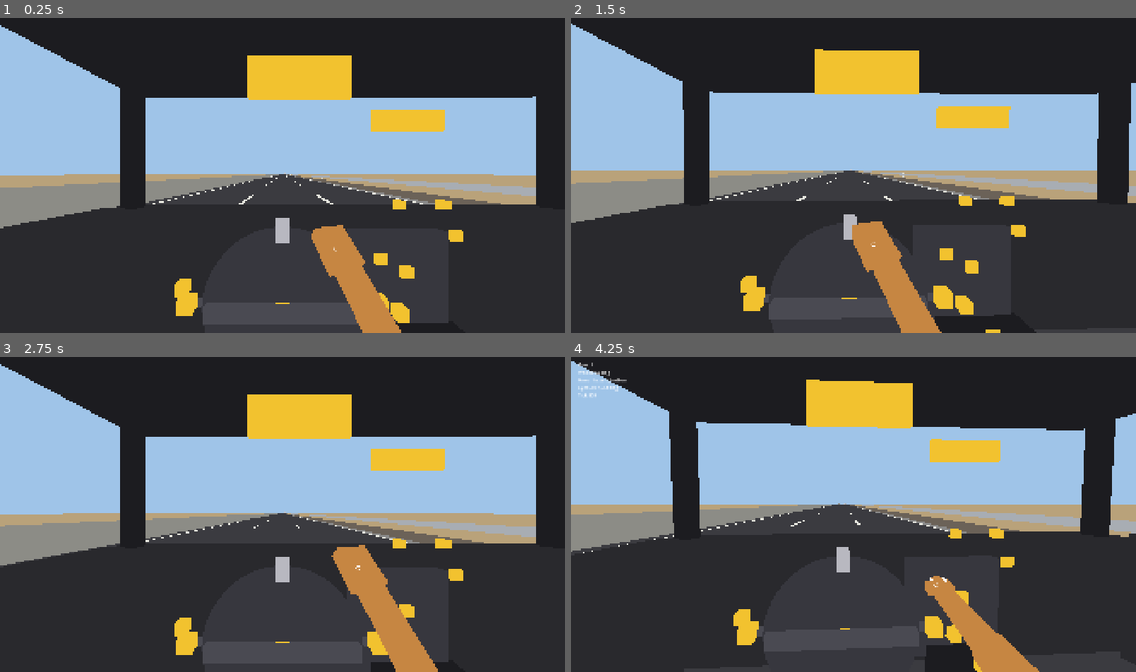
Above: before the commit, frames 1-4 (two rows, left to right).
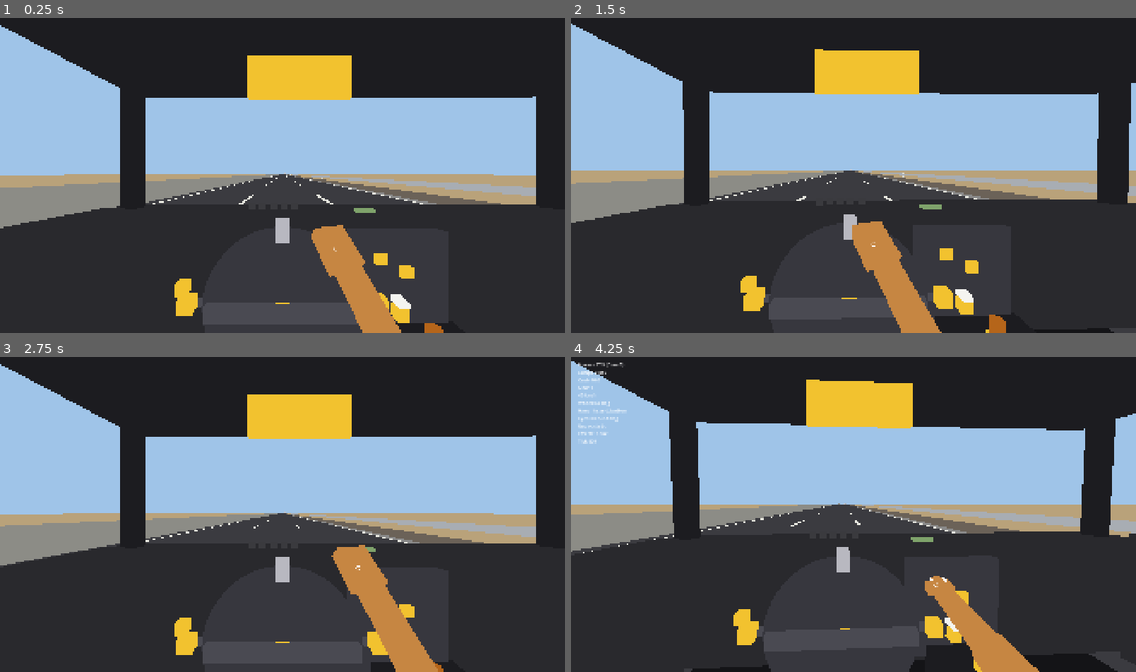
Above: after the commit, the same moments.

Repository: tahseenaliahmad0/I99
Game: Godot game, scene res://scenes/drive.tscn
The game is run twice, just before and just after one commit, with the same random seed, the same clock (stepped at 60 frames per second) and the same inputs. This scene is started directly instead of the project's main scene.
Inputs (mouse positions are in pixels of both pictures, inside the frame that each line leads up to):
- Up to frame 1 (0.25 s): no input
- Up to frame 2 (1.5 s): move the mouse to (881, 172) at 0.52 s; press the mouse at (881, 172) at 0.53 s; move the mouse to (825, 175) at 1.27 s; release the mouse at (825, 175) at 1.28 s; right-click (825, 175) at 1.35 s
- Up to frame 3 (2.75 s): click (254, 514) at 1.55 s; move the mouse to (293, 508) at 2.02 s; press the mouse at (293, 508) at 2.03 s
- Up to frame 4 (4.25 s): move the mouse to (847, 517) at 2.77 s; release the mouse at (847, 517) at 2.78 s; tap Middle mouse button (pad_horn) at 2.85 s; click (847, 517) at 3.05 s; move the mouse to (893, 517) at 3.52 s; press the mouse at (893, 517) at 3.53 s; tap Mouse wheel up (pad_wiper) at 3.6 s; tap F1 (debug_hud) at 4.15 s

The runs differ from the first frame. In frame 1, 1.4% of the frame differs, in the area x 62-82%, y 29-100%; in frame 2, 1.6%; in frame 3, 1.2%; in frame 4, 2.6%, in the area x 1-97%, y 1-100%.

Commit message:
M3: cabin view shows lamps, items in their slots, the cash stack and the visor; HUD rows
- CabinView: five dashboard lamps (one spare), items drawn at their slots
  from item_<id> placeholders, a burning tip, the cash stack, the lowered
  visor; anchor markers are drawn only while the anchor is in use.
- DebugHud: Nerves and floor, lamps and faults, cash, speed, radio, effects.
- A floor under the cabin.
- artifacts/m3_cabin.png.

Co-Authored-By: Claude Fable 5.2 <noreply@anthropic.com>
Claude-Session: https://claude.ai/code/session_01MQtrP6cuEoKA5Vgv6GZM4z

Diff:
--- a/data/anchors.json
+++ b/data/anchors.json
@@ -67,6 +67,7 @@
     { "id": "door_left",     "placeholder": "cabin_door",      "pos": [-0.60, -0.05, 0.25] },
     { "id": "door_right",    "placeholder": "cabin_door",      "pos": [1.15, -0.05, 0.25] },
     { "id": "hood",          "placeholder": "cabin_hood",      "pos": [0.275, -0.10, -1.05] },
-    { "id": "left_sleeve",   "placeholder": "left_sleeve",     "pos": [-0.22, -0.04, 0.55] }
+    { "id": "left_sleeve",   "placeholder": "left_sleeve",     "pos": [-0.22, -0.04, 0.55] },
+    { "id": "floor",         "placeholder": "cabin_floor",     "pos": [0.275, -0.45, 0.20] }
   ]
 }
--- a/data/lines_ar.csv
+++ b/data/lines_ar.csv
@@ -21,3 +21,12 @@
 hud.tick,,,true
 item.cigarettes.name,,,true
 item.tea_glass.name,,,true
+hud.nerves,,,true
+hud.lamps,,,true
+hud.cash,,,true
+hud.speed,,,true
+hud.effects,,,true
+hud.radio,,,true
+hud.eyes_shut,,,true
+hud.awake,,,true
+hud.none,,,true
--- a/data/lines_en.csv
+++ b/data/lines_en.csv
@@ -21,3 +21,12 @@
 hud.tick,,Tick %s,false
 item.cigarettes.name,,Cigarettes,true
 item.tea_glass.name,,Tea glass,true
+hud.nerves,,Nerves %s (floor %s),false
+hud.lamps,,Lamps %s of %s %s,false
+hud.cash,,Cash %s,false
+hud.speed,,%s km/h,false
+hud.effects,,Effects: %s,false
+hud.radio,,Radio: %s,false
+hud.eyes_shut,,EYES SHUT,false
+hud.awake,,Awake,false
+hud.none,,none,false
--- a/data/placeholders.json
+++ b/data/placeholders.json
@@ -523,5 +523,112 @@
       "color": "#D8D8D0"
     },
     "scene": null
+  },
+  "cabin_lamp_off": {
+    "placeholder": {
+      "shape": "box",
+      "size": [
+        0.022,
+        0.022,
+        0.01
+      ],
+      "color": "#3A3A3E"
+    },
+    "scene": null
+  },
+  "cabin_lamp_on": {
+    "placeholder": {
+      "shape": "box",
+      "size": [
+        0.022,
+        0.022,
+        0.01
+      ],
+      "color": "#FF5A36"
+    },
+    "scene": null
+  },
+  "cabin_cash": {
+    "placeholder": {
+      "shape": "box",
+      "size": [
+        0.07,
+        0.004,
+        0.035
+      ],
+      "color": "#7FA36B"
+    },
+    "scene": null
+  },
+  "item_cigarettes": {
+    "placeholder": {
+      "shape": "box",
+      "size": [
+        0.03,
+        0.012,
+        0.05
+      ],
+      "color": "#F4F4F0"
+    },
+    "scene": null
+  },
+  "item_cigarette_lit": {
+    "placeholder": {
+      "shape": "box",
+      "size": [
+        0.008,
+        0.008,
+        0.05
+      ],
+      "color": "#FF7A1A"
+    },
+    "scene": null
+  },
+  "item_tea_glass": {
+    "placeholder": {
+      "shape": "cylinder",
+      "size": [
+        0.018,
+        0.05
+      ],
+      "color": "#B5651D"
+    },
+    "scene": null
+  },
+  "item_default": {
+    "placeholder": {
+      "shape": "box",
+      "size": [
+        0.03,
+        0.03,
+        0.03
+      ],
+      "color": "#F2C230"
+    },
+    "scene": null
+  },
+  "cabin_visor_down": {
+    "placeholder": {
+      "shape": "box",
+      "size": [
+        1.2,
+        0.16,
+        0.01
+      ],
+      "color": "#1E1E22"
+    },
+    "scene": null
+  },
+  "cabin_floor": {
+    "placeholder": {
+      "shape": "box",
+      "size": [
+        1.9,
+        0.04,
+        1.9
+      ],
+      "color": "#17171A"
+    },
+    "scene": null
   }
 }
--- a/data/tuning.json
+++ b/data/tuning.json
@@ -212,7 +212,13 @@
     "anchor_marker_default": "anchor_marker",
     "gate_view_scale": 0.03,
     "pointer_ring_width": 2,
-    "screenshot_frame": 45
+    "screenshot_frame": 45,
+    "lamp_row_pos": [-0.10, 0.215, -0.19],
+    "lamp_spacing": 0.035,
+    "cash_stack_pos": [0.30, 0.185, -0.26],
+    "cash_per_note": 10,
+    "item_lift": 0.03,
+    "visor_down_pos": [0.25, 0.52, -0.12]
   },
 
   "road_view": {
@@ -275,6 +281,12 @@
     "gate_view_scale": "m of knob travel per gate unit",
     "pointer_ring_width": "px",
     "screenshot_frame": "rendered frames before a --shot capture",
+    "lamp_row_pos": "m, the first dashboard lamp",
+    "lamp_spacing": "m",
+    "cash_stack_pos": "m",
+    "cash_per_note": "cash each note in the stack stands for",
+    "item_lift": "m an item is drawn above its slot's anchor",
+    "visor_down_pos": "m, the lowered visor",
 
     "hand_speed": "m/s",
     "hand_left_side_mult": "multiplier",
--- a/src/core/drive_sim.gd
+++ b/src/core/drive_sim.gd
@@ -300,6 +300,7 @@
 		"wrecked": wrecked,
 		"curve_k": curve_k,
 		"items": _item_snapshots(),
+		"anchors_in_use": _anchors_in_use(),
 		"vehicles": _vehicle_snapshots(),
 	}
 
@@ -317,6 +318,14 @@
 			"signalling": vehicle.signalling,
 			"role": vehicle.role,
 		})
+	return out
+
+
+func _anchors_in_use() -> Array[StringName]:
+	var out: Array[StringName] = []
+	for index: int in hand.anchor_count():
+		if hand.is_anchor_active(index):
+			out.append(hand.anchor_id(index))
 	return out
 
 
--- a/src/view/cabin_view.gd
+++ b/src/view/cabin_view.gd
@@ -19,6 +19,20 @@
 ## anchor id -> its marker node.
 var _markers: Dictionary = {}
 var _snapped: String = ""
+## anchor id -> where it is, for drawing items in their slots.
+var _anchor_pos: Dictionary = {}
+## slot id -> anchor id.
+var _slot_anchor: Dictionary = {}
+var _lamps_off: Array[Node3D] = []
+var _lamps_on: Array[Node3D] = []
+var _cash: Node3D
+var _cash_per_note: float = 1.0
+var _item_lift: float = 0.0
+## item id -> its node; and the glowing tip shown while a smoke burns.
+var _item_nodes: Dictionary = {}
+var _lit_tip: Node3D
+var _visor_down: Node3D
+var _items: Node3D
 
 
 func setup(data: GameData, factory: PlaceholderFactory) -> void:
@@ -60,6 +74,43 @@
 	_outline.visible = false
 	add_child(_outline)
 
+	for anchor: Dictionary in data.records("anchors"):
+		_anchor_pos[GameData.as_string(anchor.get("id"))] = GameData.as_vec3(anchor.get("pos"))
+	for slot: Dictionary in data.records("slots"):
+		_slot_anchor[GameData.as_string(slot.get("id"))] = GameData.as_string(slot.get("anchor"))
+	_item_lift = tuning.f("item_lift")
+	_items = _group("ItemMounts")
+
+	# Five warning lamps on the dash (GDD 6.3, 16.3), one spare for a Bull bar.
+	var dash: Node3D = _group("Dash")
+	var first: Vector3 = Vector3(tuning.fi("lamp_row_pos", 0), tuning.fi("lamp_row_pos", 1), tuning.fi("lamp_row_pos", 2))
+	for index: int in tuning.i("lamp_capacity") + 1:
+		var at: Vector3 = first + Vector3(tuning.f("lamp_spacing") * float(index), 0.0, 0.0)
+		var off: Node3D = factory.make("cabin_lamp_off")
+		var on: Node3D = factory.make("cabin_lamp_on")
+		off.position = at
+		on.position = at
+		on.visible = false
+		dash.add_child(off)
+		dash.add_child(on)
+		_lamps_off.append(off)
+		_lamps_on.append(on)
+
+	# Cash: a stack of notes that shrinks and grows (GDD 16.3).
+	_cash = factory.make("cabin_cash")
+	_cash.position = Vector3(tuning.fi("cash_stack_pos", 0), tuning.fi("cash_stack_pos", 1), tuning.fi("cash_stack_pos", 2))
+	_cash_per_note = tuning.f("cash_per_note")
+	dash.add_child(_cash)
+
+	_lit_tip = factory.make("item_cigarette_lit")
+	_lit_tip.visible = false
+	_items.add_child(_lit_tip)
+
+	_visor_down = factory.make("cabin_visor_down")
+	_visor_down.position = Vector3(tuning.fi("visor_down_pos", 0), tuning.fi("visor_down_pos", 1), tuning.fi("visor_down_pos", 2))
+	_visor_down.visible = false
+	_group("Visor").add_child(_visor_down)
+
 
 func apply(snapshot: Dictionary) -> void:
 	var wheel_angle: float = snapshot["wheel_angle"]
@@ -69,6 +120,25 @@
 	var lever: Vector2 = snapshot["lever"]
 	if _lever_knob != null:
 		_lever_knob.position = _lever_rest + Vector3(lever.x, 0.0, -lever.y) * _gate_scale
+
+	# An anchor is drawn only while something can be done there.
+	var in_use: Array[StringName] = snapshot["anchors_in_use"]
+	for id: Variant in _markers:
+		var marker_node: Node3D = _markers[id]
+		marker_node.visible = in_use.has(StringName(str(id)))
+
+	var capacity: int = snapshot["lamp_capacity"]
+	var lit: int = snapshot["lamps"]
+	for index: int in _lamps_off.size():
+		_lamps_off[index].visible = index < capacity and index >= lit
+		_lamps_on[index].visible = index < lit
+
+	var cash: float = snapshot["cash"]
+	_cash.scale.y = maxf(cash / _cash_per_note, 0.05)
+
+	_visor_down.visible = snapshot["visor_down"]
+	var items: Array[Dictionary] = snapshot["items"]
+	_show_items(items)
 
 	var snapped: String = str(snapshot["hand_snap"])
 	if snapped != _snapped:
@@ -79,6 +149,38 @@
 		_outline.global_position = marker.global_position
 	else:
 		_outline.visible = false
+
+
+## Each item is drawn at its slot (GDD 7.1), from its own placeholder
+## "item_<id>" (or "item_default"). An empty one is hidden.
+func _show_items(items: Array[Dictionary]) -> void:
+	var seen: Dictionary = {}
+	var burning: bool = false
+	for item: Dictionary in items:
+		var id: String = str(item["id"])
+		seen[id] = true
+		var node: Node3D = null
+		if _item_nodes.has(id):
+			node = _item_nodes[id]
+		else:
+			var placeholder: String = "item_" + id
+			node = _factory.make(placeholder if _factory.has(placeholder) else "item_default")
+			_items.add_child(node)
+			_item_nodes[id] = node
+		var anchor: String = str(_slot_anchor.get(str(item["slot"]), ""))
+		var supply: int = item["supply"]
+		node.visible = _anchor_pos.has(anchor) and supply != 0
+		if _anchor_pos.has(anchor):
+			var at: Vector3 = _anchor_pos[anchor]
+			node.position = at + Vector3(0.0, _item_lift, 0.0)
+			if item["burning"]:
+				burning = true
+				_lit_tip.position = node.position + Vector3(0.03, 0.01, 0.0)
+	_lit_tip.visible = burning
+	for id: Variant in _item_nodes:
+		if not seen.has(id):
+			var gone: Node3D = _item_nodes[id]
+			gone.visible = false
 
 
 ## Where an anchor's marker is drawn, in world space (for overlays).
--- a/src/view/debug_hud.gd
+++ b/src/view/debug_hud.gd
@@ -31,11 +31,33 @@
 		hand_text = Lines.get_text("hud.hand.free")
 	var cam_yaw: float = snapshot["cam_yaw"]
 	var cam_pitch: float = snapshot["cam_pitch"]
+	var nerves: float = snapshot["nerves"]
+	var floor_level: float = snapshot["heavy_floor"]
+	var speed: float = snapshot["speed"]
+	var cash: float = snapshot["cash"]
+	var fault_names: PackedStringArray = []
+	var faults: Array[StringName] = snapshot["faults"]
+	for fault: StringName in faults:
+		fault_names.append(String(fault))
+	var effect_names: PackedStringArray = []
+	var effects: Array[StringName] = snapshot["effects"]
+	for effect: StringName in effects:
+		effect_names.append(String(effect))
+	if effect_names.is_empty():
+		effect_names.append(Lines.get_text("hud.none"))
 	var rows: PackedStringArray = [
+		Lines.format("hud.nerves", ["%.1f" % nerves, "%.0f" % floor_level]),
+		Lines.format("hud.lamps", [str(snapshot["lamps"]), str(snapshot["lamp_capacity"]), " ".join(fault_names)]),
+		Lines.format("hud.cash", ["%.1f" % cash]),
 		Lines.format("hud.gear", [gear_text]),
+		Lines.format("hud.speed", ["%.0f" % speed]),
 		Lines.format("hud.wheel", ["%.1f" % wheel_angle]),
 		Lines.format("hud.hand", [hand_text]),
 		Lines.format("hud.eyes", ["%.1f" % cam_yaw, "%.1f" % cam_pitch]),
+		Lines.format("hud.radio", [str(snapshot["radio"])]),
+		Lines.format("hud.effects", [", ".join(effect_names)]),
 		Lines.format("hud.tick", [str(snapshot["tick"])]),
 	]
+	if snapshot["eyes_shut"]:
+		rows.append(Lines.get_text("hud.eyes_shut"))
 	_label.text = "\n".join(rows)
Binary file added: artifacts/m3_cabin.png
Not shown, changed: docs/PROGRESS.md
